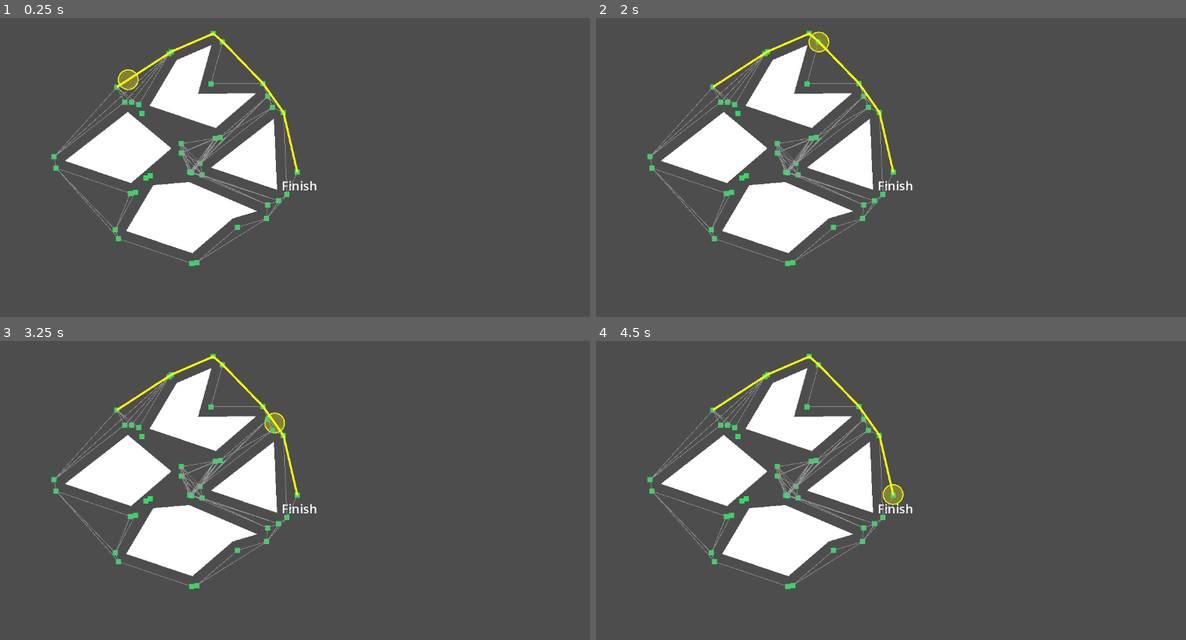
Above: before the commit, frames 1-4 (two rows, left to right).
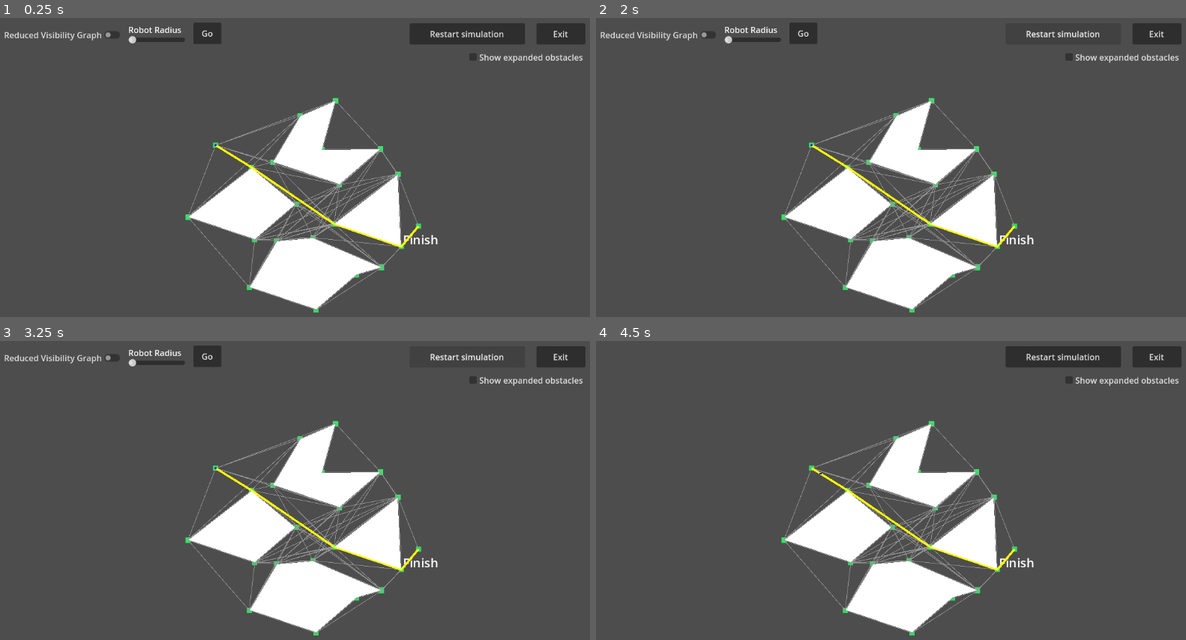
Above: after the commit, the same moments.

Repository: lisiidan/VisibilityGraphGodot
Game: Godot game, scene res://main.tscn
Two runs of this game, one before a commit and one after it. Both use one fixed random seed, a clock stepped at 60 frames per second and the inputs below.
Inputs (mouse positions are in pixels of both pictures, inside the frame that each line leads up to):
- Up to frame 1 (0.25 s): no input
- Up to frame 2 (2 s): click (660, 35) at 0.5 s, where only the run after the commit has a clickable "Reduced Visibility Graph"; click (1062, 32) at 1.25 s, where only the run after the commit has a clickable "Restart simulation"
- Up to frame 3 (3.25 s): click (525, 379) at 2 s, where only the run after the commit has a clickable "Show expanded obstacles"; click (466, 355) at 2.75 s, where only the run after the commit has a clickable "Restart simulation"
- Up to frame 4 (4.5 s): click (1062, 355) at 3.5 s, where only the run after the commit has a clickable "Restart simulation"; click (802, 355) at 4.25 s, where only the run after the commit has a clickable "Go"

The runs differ from the first frame. In frame 1, 22% of the frame differs, in the area x 0-100%, y 1-99%; in frame 2, 21%; in frame 3, 21%; in frame 4, 21%.

Commit message:
added UI and reduced visibility graph

Diff:
--- a/main.tscn
+++ b/main.tscn
@@ -15,12 +15,13 @@
 
 [node name="Robot" parent="." instance=ExtResource("1_ig7tw")]
 unique_name_in_owner = true
-position = Vector2(-344, -191)
-robot_radius = 18.9
+z_index = 1
+position = Vector2(-154, -79)
+robot_radius = 1.0
 
 [node name="Finish" type="Area2D" parent="."]
 unique_name_in_owner = true
-position = Vector2(3, -27)
+position = Vector2(236, 77)
 script = ExtResource("3_h2yge")
 
 [node name="CollisionShape2D" type="CollisionShape2D" parent="Finish"]
@@ -34,58 +35,171 @@
 theme_override_fonts/font = SubResource("FontVariation_h2yge")
 theme_override_font_sizes/font_size = 24
 text = "Finish"
+metadata/_edit_use_anchors_ = true
 
 [node name="Obstacles" type="Node" parent="."]
 
 [node name="Obstacle4" type="StaticBody2D" parent="Obstacles" groups=["Obstacles"]]
-position = Vector2(89, -149)
+position = Vector2(327, -41)
 script = ExtResource("4_lquwl")
 
 [node name="CollisionPolygon2D" type="CollisionPolygon2D" parent="Obstacles/Obstacle4"]
 position = Vector2(-281, -13)
-polygon = PackedVector2Array(51.39095, -116.44009, 28.89901, -35.12306, 129.0462, -36.01724, 138.33994, -11.27413, 46.51592, 67.60035, 36.68258, 69.50789, -103.58782, 22.01476, -109.85114, 5.13515, -51.74796, -93.19331, -47.25593, -97.15533, 33.42215, -132.0757)
+polygon = PackedVector2Array(31.1318, -110.34075, 5.3174, -17.0118, 116.69028, -18.0062, 117.18201, -16.69704, 38.2192, 51.12998, -90.48774, 7.55204, -37.69555, -81.78859, 30.18107, -111.16803)
 
 [node name="Polygon2D" type="Polygon2D" parent="Obstacles/Obstacle4"]
 position = Vector2(-281, -13)
 polygon = PackedVector2Array(-89, 7, -37, -81, 30, -110, 4, -16, 116, -17, 38, 50)
 
+[node name="Obstacle5" type="StaticBody2D" parent="Obstacles" groups=["Obstacles"]]
+position = Vector2(327, -41)
+script = ExtResource("4_lquwl")
+
+[node name="CollisionPolygon2D" type="CollisionPolygon2D" parent="Obstacles/Obstacle5"]
+position = Vector2(-281, -13)
+polygon = PackedVector2Array(31.1318, -110.34075, 5.3174, -17.0118, 116.69028, -18.0062, 117.18201, -16.69704, 38.2192, 51.12998, -90.48774, 7.55204, -37.69555, -81.78859, 30.18107, -111.16803)
+
+[node name="Polygon2D" type="Polygon2D" parent="Obstacles/Obstacle5"]
+position = Vector2(-281, -13)
+polygon = PackedVector2Array(-89, 7, -37, -81, 30, -110, 4, -16, 116, -17, 38, 50)
+
 [node name="Obstacle3" type="StaticBody2D" parent="Obstacles" groups=["Obstacles"]]
-position = Vector2(44, 92)
+position = Vector2(282, 200)
 script = ExtResource("4_lquwl")
 
 [node name="CollisionPolygon2D" type="CollisionPolygon2D" parent="Obstacles/Obstacle3"]
 position = Vector2(-281, -13)
-polygon = PackedVector2Array(37.28633, -105.29467, 182.62794, -43.16391, 181.11017, -16.67386, 125.25794, -0.03702, 46.51592, 67.60035, 36.68258, 69.50789, -103.58782, 22.01476, -109.85114, 5.13515, -50.94314, -94.55531, -43.19694, -99.43246, 32.68424, -106.03082)
+polygon = PackedVector2Array(164.03851, -31.64359, 163.9582, -30.242, 116.48982, -16.10247, 38.2192, 51.12998, -90.48774, 7.55204, -37.59919, -81.95167, 32.16283, -88.01793)
 
 [node name="Polygon2D" type="Polygon2D" parent="Obstacles/Obstacle3"]
 position = Vector2(-281, -13)
 polygon = PackedVector2Array(-89, 7, -37, -81, 32, -87, 163, -31, 116, -17, 38, 50)
 
 [node name="Obstacle2" type="StaticBody2D" parent="Obstacles" groups=["Obstacles"]]
-position = Vector2(-74, -43)
+position = Vector2(164, 65)
 script = ExtResource("4_lquwl")
 
 [node name="CollisionPolygon2D" type="CollisionPolygon2D" parent="Obstacles/Obstacle2"]
 position = Vector2(-281, -13)
-polygon = PackedVector2Array(38.983, -105.78312, 134.83398, -25.90731, 134.96497, -8.37511, 46.51592, 67.60035, 36.68258, 69.50789, -105.75954, 21.27945, -109.51457, -0.99609, 25.66462, -106.01133)
+polygon = PackedVector2Array(117.54817, -17.01157, 38.2192, 51.12998, -89.88675, 7.75553, -90.08543, 6.57693, 32.02199, -88.28338)
 
 [node name="Polygon2D" type="Polygon2D" parent="Obstacles/Obstacle2"]
 position = Vector2(-281, -13)
 polygon = PackedVector2Array(-89, 7, 32, -87, 116, -17, 38, 50)
 
 [node name="Obstacle" type="StaticBody2D" parent="Obstacles" groups=["Obstacles"]]
-position = Vector2(-74, -43)
+position = Vector2(164, 65)
 script = ExtResource("4_lquwl")
 
 [node name="CollisionPolygon2D" type="CollisionPolygon2D" parent="Obstacles/Obstacle"]
-polygon = PackedVector2Array(50.37844, -99.3225, 57.31796, 59.12971, 41.37858, 71.09787, -105.75954, 21.27945, -109.51457, -0.99609, 29.49185, -108.98455)
+polygon = PackedVector2Array(32.9724, -87.65198, 39.06296, 51.41566, -89.88675, 7.75553, -90.08543, 6.57693, 31.86729, -88.1632)
 
 [node name="Polygon2D" type="Polygon2D" parent="Obstacles/Obstacle"]
 polygon = PackedVector2Array(-89, 7, 32, -87, 38, 50)
 
 [node name="PathFinder" type="Node2D" parent="."]
 script = ExtResource("3_1bvp3")
+
+[node name="Menu" type="Control" parent="."]
+layout_mode = 3
+anchors_preset = 0
+offset_left = -469.0
+offset_top = -312.0
+offset_right = -429.0
+offset_bottom = -272.0
+
+[node name="ReducedVisibilityButton" type="CheckButton" parent="Menu"]
+unique_name_in_owner = true
+layout_mode = 1
+anchors_preset = 8
+anchor_left = 0.5
+anchor_top = 0.5
+anchor_right = 0.5
+anchor_bottom = 0.5
+offset_left = -118.0
+offset_top = -21.5
+offset_right = 118.0
+offset_bottom = 21.5
+grow_horizontal = 2
+grow_vertical = 2
+focus_mode = 0
+theme_override_colors/button_checked_color = Color(0, 0.7019608, 0, 1)
+text = "Reduced Visibility Graph"
+
+[node name="RestartButton" type="Button" parent="Menu"]
+unique_name_in_owner = true
+layout_mode = 1
+anchors_preset = 8
+anchor_left = 0.5
+anchor_top = 0.5
+anchor_right = 0.5
+anchor_bottom = 0.5
+offset_left = 668.0
+offset_top = -22.0
+offset_right = 890.0
+offset_bottom = 19.0
+grow_horizontal = 2
+grow_vertical = 2
+text = "Restart simulation"
+
+[node name="RobotRadiusSlider" type="HSlider" parent="Menu"]
+unique_name_in_owner = true
+layout_mode = 1
+anchors_preset = 8
+anchor_left = 0.5
+anchor_top = 0.5
+anchor_right = 0.5
+anchor_bottom = 0.5
+offset_left = 127.0
+offset_top = 2.0
+offset_right = 236.0
+offset_bottom = 18.0
+grow_horizontal = 2
+grow_vertical = 2
+min_value = 1.0
+max_value = 30.0
+value = 1.0
+
+[node name="Label" type="Label" parent="Menu/RobotRadiusSlider"]
+layout_mode = 0
+offset_top = -23.0
+offset_right = 103.0
+text = "Robot Radius"
+
+[node name="GoButton" type="Button" parent="Menu"]
+unique_name_in_owner = true
+layout_mode = 0
+offset_left = 272.0
+offset_top = -3.0
+offset_right = 326.0
+offset_bottom = 38.0
+text = "Go"
+
+[node name="DebugCollisionCheck" type="CheckBox" parent="Menu"]
+unique_name_in_owner = true
+layout_mode = 0
+offset_left = 798.0
+offset_top = 48.0
+offset_right = 1026.0
+offset_bottom = 79.0
+focus_mode = 0
+text = "Show expanded obstacles"
+
+[node name="ExitButton" type="Button" parent="Menu"]
+unique_name_in_owner = true
+layout_mode = 0
+offset_left = 932.0
+offset_top = -2.0
+offset_right = 1026.0
+offset_bottom = 39.0
+text = "Exit"
 
 [connection signal="radius_changed" from="Robot" to="Obstacles/Obstacle" method="_on_robot_radius_changed"]
 [connection signal="body_entered" from="Finish" to="Finish" method="_on_body_entered"]
 [connection signal="path_ready" from="PathFinder" to="Robot" method="_on_path_finder_path_ready"]
+[connection signal="toggled" from="Menu/ReducedVisibilityButton" to="PathFinder" method="_on_reduced_visibility_button_toggled"]
+[connection signal="pressed" from="Menu/RestartButton" to="Robot" method="_on_restart_button_pressed"]
+[connection signal="value_changed" from="Menu/RobotRadiusSlider" to="PathFinder" method="_on_robot_radius_slider_value_changed"]
+[connection signal="pressed" from="Menu/GoButton" to="Robot" method="_on_go_button_pressed"]
+[connection signal="toggled" from="Menu/DebugCollisionCheck" to="Obstacles/Obstacle" method="_on_debug_collision_check_toggled"]
+[connection signal="pressed" from="Menu/ExitButton" to="Robot" method="_on_exit_button_pressed"]
--- a/obstacol.gd
+++ b/obstacol.gd
@@ -4,10 +4,12 @@
 @onready var polygon_2d: Polygon2D = $Polygon2D
 @onready var collision_polygon_2d: CollisionPolygon2D = $CollisionPolygon2D
 @onready var robot: CharacterBody2D = %Robot
+@onready var debug_collision_check: CheckBox = %DebugCollisionCheck
 
 var original_poly: PackedVector2Array
 
 func _ready() -> void:
+	get_tree().debug_collisions_hint = false
 	original_poly = polygon_2d.polygon
 	_update_collision_polygon(5.0)  # initial value
 
@@ -15,17 +17,24 @@
 	if robot and robot.has_signal("radius_changed"):
 		robot.radius_changed.connect(_on_radius_changed)
 
+	if debug_collision_check and debug_collision_check.has_signal("toggled"):
+		debug_collision_check.toggled.connect(_on_debug_collision_check_toggled)
+
 func _on_radius_changed(new_radius: float) -> void:
 	_update_collision_polygon(new_radius)
 
 func _update_collision_polygon(dist: float) -> void:
-	var expanded := Geometry2D.offset_polygon(original_poly, dist)
+	var expanded := Geometry2D.offset_polygon(original_poly, dist, Geometry2D.JOIN_MITER)
 	if expanded.size() > 0:
 		collision_polygon_2d.polygon = expanded[0]
 	else:
 		collision_polygon_2d.polygon = original_poly
 	collision_polygon_2d.global_position = polygon_2d.global_position
 
-
 func _on_robot_radius_changed(new_radius: float) -> void:
 	_update_collision_polygon(new_radius) # Replace with function body.
+
+
+func _on_debug_collision_check_toggled(toggled_on: bool) -> void:
+	get_tree().debug_collisions_hint = toggled_on
+	_update_collision_polygon(robot.robot_radius)
--- a/path_finder.gd
+++ b/path_finder.gd
@@ -1,6 +1,8 @@
 extends Node2D
 
 signal path_ready(points: PackedVector2Array)
+
+@export_enum("Full","Reduced") var graph_mode := 0
 
 @onready var obstacles = get_tree().get_nodes_in_group("Obstacles")
 @onready var robot: CharacterBody2D = %Robot
@@ -55,12 +57,12 @@
 		visibilityGraph.add_point(i,allVertices[i])
 		verticesIdxInGraph[allVertices[i]] = i
 
-	# ▶ fill debug vertices (convert to local for drawing)
+	# fill debug vertices (convert to local for drawing)
 	_dbg_vertices.clear()
 	for v in allVertices:
 		_dbg_vertices.append(to_local(v))
 
-	# ▶ clear edges cache
+	# clear edges cache
 	_dbg_edges.clear()
 
 	# connect only visible pairs
@@ -71,31 +73,24 @@
 			if not segment_intersect_obstacles(a, b):
 				var weight := a.distance_to(b)
 				visibilityGraph.connect_points(i,j,weight)
-				# ▶ store edge for drawing (as local coords)
+				# store edge for drawing (as local coords)
 				_dbg_edges.append(to_local(a))
 				_dbg_edges.append(to_local(b))
 
-	print("path from :" + str(start_point) + " to " + str(end_point) + " is: ")
 	var path = visibilityGraph.get_point_path(verticesIdxInGraph[start_point], verticesIdxInGraph[end_point])
-	# ▶ store path for drawing (convert to local coords)
+	# store path for drawing (convert to local coords)
 	_dbg_path.clear()
 	for p in path:
 		_dbg_path.append(to_local(p))
-
-	# ▶ redraw
+	print("path from :" + str(start_point) + " to " + str(end_point) + " is: ")
+	print(path)
 	queue_redraw()
-	print(path)
-
-	# ▶ redraw debug graphics
-	queue_redraw()
-
 	return path
 
 func segment_intersect_obstacles(a: Vector2, b: Vector2) -> bool:
 	for poly in obstaclesVertices:
 		var n := poly.size()
-
-		# --- 1️⃣ reject internal diagonals ---
+		# --- reject internal diagonals ---
 		var ia := _find_vertex_index(poly, a, EPS)
 		var ib := _find_vertex_index(poly, b, EPS)
 		if ia != -1 and ib != -1 and not _are_adjacent(n, ia, ib):
@@ -105,7 +100,7 @@
 				if not _is_point_on_polygon_border(mid, poly):
 					return true
 
-		# --- 2️⃣ check each polygon edge for intersection ---
+		# --- check each polygon edge for intersection ---
 		for k in n:
 			var c := poly[k]
 			var d := poly[(k + 1) % n]
@@ -116,40 +111,33 @@
 
 			# check intersection
 			if Geometry2D.segment_intersects_segment(a, b, c, d):
-				# --- 3️⃣ if colinear with the edge, allow (move along border) ---
+				# ---  if colinear with the edge, allow (move along border) ---
 				if _segments_are_colinear(a, b, c, d):
 					continue
 				return true
 
-	# --- 4️⃣ last safety: both endpoints outside polygons (no through walls) ---
+	# ---  last safety: both endpoints outside polygons (no through walls) ---
 	var mid := (a + b) * 0.5
 	for poly in obstaclesVertices:
 		if _point_inside_polygon_tolerant(mid, poly):
 			# If the midpoint is deep inside, block it
 			if not _is_point_on_polygon_border(mid, poly):
 				return true
-
-
 	return false
 
-
-
-
-func segment_intersect_except_endpoints(a,b,c,d):
-	# if some of the points are the same point there it's irrelevant
-	if a.distance_to(c) < EPS or a.distance_to(d) < EPS or b.distance_to(c) < EPS or b.distance_to(d) < EPS:
-		return false
-	return Geometry2D.segment_intersects_segment(a,b,c,d)
-
 func build_path_and_emit_signal():
-	var path = build_visibility_graph()
+	var path: PackedVector2Array
+	if graph_mode == 0:
+		path = build_visibility_graph()
+	else:
+		path = build_reduced_visibility_graph()
 	emit_signal("path_ready", path)
 
 # Called when the node enters the scene tree for the first time.
 func _ready() -> void:
 	call_deferred("build_path_and_emit_signal")
 
-# ▶ draw 10x10 squares at vertices + graph edges
+# draw 10x10 squares at vertices + graph edges
 func _draw() -> void:
 	# draw vertices as 10x10 squares
 	for v in _dbg_vertices:
@@ -159,10 +147,9 @@
 	for i in range(0, _dbg_edges.size(), 2):
 		draw_line(_dbg_edges[i], _dbg_edges[i + 1], Color(0.6, 0.6, 0.6), 1.0)
 
-	# ▶ draw final path in bold yellow
+	# draw final path in bold yellow
 	if _dbg_path.size() >= 2:
 		draw_polyline(_dbg_path, Color.YELLOW, 4.0)
-
 
 func _find_vertex_index(poly: PackedVector2Array, p: Vector2, eps: float) -> int:
 	for i in poly.size():
@@ -170,49 +157,11 @@
 			return i
 	return -1
 
-func _are_adjacent_indices(n: int, i: int, j: int) -> bool:
-	if i == j:
-		return true
-	return (abs(i - j) == 1) or ((i == 0 and j == n - 1) or (j == 0 and i == n - 1))
-
-# More robust "midpoint inside" test (nudge off segment to avoid boundary ambiguity)
-func _midpoint_inside(poly: PackedVector2Array, a: Vector2, b: Vector2) -> bool:
-	var mid := (a + b) * 0.5
-	# Try mid, and a tiny perpendicular nudge in case mid lies exactly on boundary
-	var d := (b - a)
-	if d.length() == 0.0:
-		return false
-	var n := Vector2(-d.y, d.x).normalized() * 1e-3
-	return Geometry2D.is_point_in_polygon(mid, poly) \
-		or Geometry2D.is_point_in_polygon(mid + n, poly) \
-		or Geometry2D.is_point_in_polygon(mid - n, poly)
-
 func _are_adjacent(n: int, i: int, j: int) -> bool:
 	return i != -1 and j != -1 and (abs(i - j) == 1 or (i == 0 and j == n - 1) or (j == 0 and i == n - 1))
 
 func _orientation(a: Vector2, b: Vector2, c: Vector2) -> float:
 	return (b.x - a.x) * (c.y - a.y) - (b.y - a.y) * (c.x - a.x)
-
-func _on_segment(a: Vector2, b: Vector2, p: Vector2) -> bool:
-	# p colinear with a-b and within the bounding box
-	if absf(_orientation(a, b, p)) > 1e-7: return false
-	return p.x >= min(a.x, b.x) - 1e-7 and p.x <= max(a.x, b.x) + 1e-7 \
-		and p.y >= min(a.y, b.y) - 1e-7 and p.y <= max(a.y, b.y) + 1e-7
-
-func _segments_overlap_colinear(a: Vector2, b: Vector2, c: Vector2, d: Vector2) -> bool:
-	# a-b and c-d colinear and the projections overlap
-	if absf(_orientation(a, b, c)) > 1e-7 or absf(_orientation(a, b, d)) > 1e-7:
-		return false
-	return _on_segment(a, b, c) or _on_segment(a, b, d) or _on_segment(c, d, a) or _on_segment(c, d, b)
-
-func _point_inside_tolerant(poly: PackedVector2Array, p: Vector2) -> bool:
-	# test p and tiny nudges to avoid boundary ambiguity
-	if Geometry2D.is_point_in_polygon(p, poly): return true
-	var nudge := Vector2(1e-3, 0)
-	return Geometry2D.is_point_in_polygon(p + nudge, poly) \
-		or Geometry2D.is_point_in_polygon(p - nudge, poly) \
-		or Geometry2D.is_point_in_polygon(p + nudge.rotated(1.5707963), poly) \
-		or Geometry2D.is_point_in_polygon(p - nudge.rotated(1.5707963), poly)
 
 func _segments_are_colinear(a: Vector2, b: Vector2, c: Vector2, d: Vector2) -> bool:
 	var v1 := (b - a).normalized()
@@ -247,3 +196,120 @@
 		t = clamp((p - a).dot(ab) / ab.length_squared(), 0.0, 1.0)
 	var closest := a + ab * t
 	return p.distance_to(closest)
+
+
+# ================================= REDUCED GRAPH BUILDER AND HELPERS ===============================
+func build_reduced_visibility_graph() -> PackedVector2Array:
+	visibilityGraph = AStar2D.new()
+	verticesIdxInGraph.clear()
+
+	obstaclesVertices.clear()
+	for obstacle in obstacles:
+		if obstacle is StaticBody2D:
+			var cpo: CollisionPolygon2D = obstacle.find_child("CollisionPolygon2D")
+			if cpo == null: continue
+			var poly := PackedVector2Array()
+			for vtx in cpo.polygon:
+				poly.append(cpo.to_global(vtx))
+			obstaclesVertices.append(_ensure_ccw(poly))
+
+	var allVertices: PackedVector2Array = []
+	for poly in obstaclesVertices:
+		for p in poly:
+			allVertices.append(p)
+
+	var start_point: Vector2 = robot.global_position
+	var end_point: Vector2 = finish.global_position
+	var start_id := allVertices.size()
+	allVertices.append(start_point)
+	var goal_id := allVertices.size()
+	allVertices.append(end_point)
+
+	# 3) adaugă noduri în AStar2D
+	for i in allVertices.size():
+		visibilityGraph.add_point(i, allVertices[i])
+
+	# 4) debug caches
+	_dbg_vertices.clear()
+	for v in allVertices: _dbg_vertices.append(to_local(v))
+	_dbg_edges.clear()
+
+	for i in allVertices.size():
+		for j in range(i + 1, allVertices.size()):
+			var a := allVertices[i]
+			var b := allVertices[j]
+			if a.distance_to(b) < EPS:
+				continue
+			if segment_intersect_obstacles(a, b):
+				continue
+
+			var la := _vertex_location(a)
+			var lb := _vertex_location(b)
+
+			var ok_a := true
+			var ok_b := true
+			if la["poly"] != null:
+				ok_a = _is_tangent_at_vertex(a, b, la["poly"], la["idx"])
+			if lb["poly"] != null:
+				ok_b = _is_tangent_at_vertex(b, a, lb["poly"], lb["idx"])
+			if (not (ok_a and ok_b)):
+				continue
+
+			visibilityGraph.connect_points(i, j, true)  # bidirectional
+			_dbg_edges.append(to_local(a))
+			_dbg_edges.append(to_local(b))
+
+	# 6) cale + debug path
+	var path := visibilityGraph.get_point_path(start_id, goal_id)
+	_dbg_path.clear()
+	for p in path: _dbg_path.append(to_local(p))
+	queue_redraw()
+	return path
+
+func _neighbors(poly: PackedVector2Array, i: int) -> Dictionary:
+	var n := poly.size()
+	return {"prev": poly[(i - 1 + n) % n], "next": poly[(i + 1) % n]}
+
+func _signed_area(poly: PackedVector2Array) -> float:
+	var s := 0.0
+	for i in poly.size():
+		var p := poly[i]
+		var q := poly[(i+1)%poly.size()]
+		s += p.x*q.y - p.y*q.x
+	return 0.5*s
+
+func _ensure_ccw(poly: PackedVector2Array) -> PackedVector2Array:
+	if _signed_area(poly) < 0.0:
+		poly.reverse()
+	return poly
+
+func _is_tangent_at_vertex(v: Vector2, u: Vector2, poly: PackedVector2Array, i: int, eps := 1e-9) -> bool:
+	var nn = _neighbors(poly, i)
+	var s1 := _orientation(v, u, nn["prev"])
+	var s2 := _orientation(v, u, nn["next"])
+	if absf(s1) <= eps and absf(s2) <= eps:
+		return true
+	return s1 * s2 >= -eps
+
+func _vertex_location(p: Vector2) -> Dictionary:
+	for poly in obstaclesVertices:
+		var i := _find_vertex_index(poly, p, EPS)
+		if i != -1:
+			return {"poly": poly, "idx": i}
+	return {"poly": null, "idx": -1}
+
+
+func _on_reduced_visibility_button_toggled(toggled_on: bool) -> void:
+	if(toggled_on):
+		graph_mode = 1
+	else:
+		graph_mode = 0
+	call_deferred("build_path_and_emit_signal")
+
+
+func _on_start_navigating_button_pressed() -> void:
+	call_deferred("build_path_and_emit_signal")
+
+func _on_robot_radius_slider_value_changed(value: float) -> void:
+	robot.robot_radius = value
+	call_deferred("build_path_and_emit_signal")
--- a/robot.gd
+++ b/robot.gd
@@ -3,6 +3,10 @@
 
 extends CharacterBody2D
 signal radius_changed(new_radius: float)
+var can_move: bool = false
+@onready var reduced_visibility_button: CheckButton = %ReducedVisibilityButton
+@onready var robot_radius_slider: HSlider = %RobotRadiusSlider
+@onready var go_button: Button = %GoButton
 
 @onready var cshape: CollisionShape2D = $CollisionShape2D
 @export var speed: float = 120.0
@@ -17,7 +21,7 @@
 		emit_signal("radius_changed", _robot_radius)
 	get:
 		return _robot_radius
-var _robot_radius := 12.0
+var _robot_radius := 1.0
 var _path: PackedVector2Array = []
 var _next_waypoint = 0
 func get_input():
@@ -26,7 +30,7 @@
 
 func _physics_process(delta: float) -> void:
 	# If path is not ready yet or finish is reached, stop
-	if _path.is_empty() or _next_waypoint >= _path.size():
+	if _path.is_empty() or _next_waypoint >= _path.size() or !can_move:
 		velocity = Vector2.ZERO
 		move_and_slide()
 		return
@@ -63,6 +67,24 @@
 		queue_redraw()
 
 func _draw():
-	# ✅ Draw circle in both editor and runtime
-	draw_circle(Vector2.ZERO, _robot_radius, Color(1, 1, 0, 0.3))
-	draw_circle(Vector2.ZERO, _robot_radius, Color(1, 1, 0, 1), false, 2)
+	# Draw circle in both editor and runtime
+	draw_circle(Vector2.ZERO, _robot_radius, Color(0, 0, 1, 0.3))
+	draw_circle(Vector2.ZERO, _robot_radius, Color(0, 0, 1, 1), false, 2)
+
+
+func _on_go_button_pressed() -> void:
+	can_move = true
+	reduced_visibility_button.disabled = true
+	robot_radius_slider.editable = false
+	go_button.disabled = true
+
+	reduced_visibility_button.visible = false
+	robot_radius_slider.visible = false
+	go_button.visible = false
+
+
+func _on_restart_button_pressed() -> void:
+	get_tree().reload_current_scene()
+
+func _on_exit_button_pressed() -> void:
+	get_tree().quit()
--- a/robot.tscn
+++ b/robot.tscn
@@ -2,16 +2,17 @@
 
 [ext_resource type="Script" uid="uid://dicmkiwxxvy5u" path="res://robot.gd" id="1_dfm56"]
 
-[sub_resource type="CircleShape2D" id="CircleShape2D_yhfw1"]
-radius = 1.0
+[sub_resource type="CircleShape2D" id="CircleShape2D_3cn6f"]
+radius = 12.0
 
 [node name="Robot" type="CharacterBody2D"]
 collision_layer = 2
 collision_mask = 2
 script = ExtResource("1_dfm56")
+robot_radius = 12.0
 
 [node name="CollisionShape2D" type="CollisionShape2D" parent="."]
-shape = SubResource("CircleShape2D_yhfw1")
+shape = SubResource("CircleShape2D_3cn6f")
 
 [node name="Sprite2D" type="Sprite2D" parent="."]
 scale = Vector2(0.28124997, 0.21874997)
